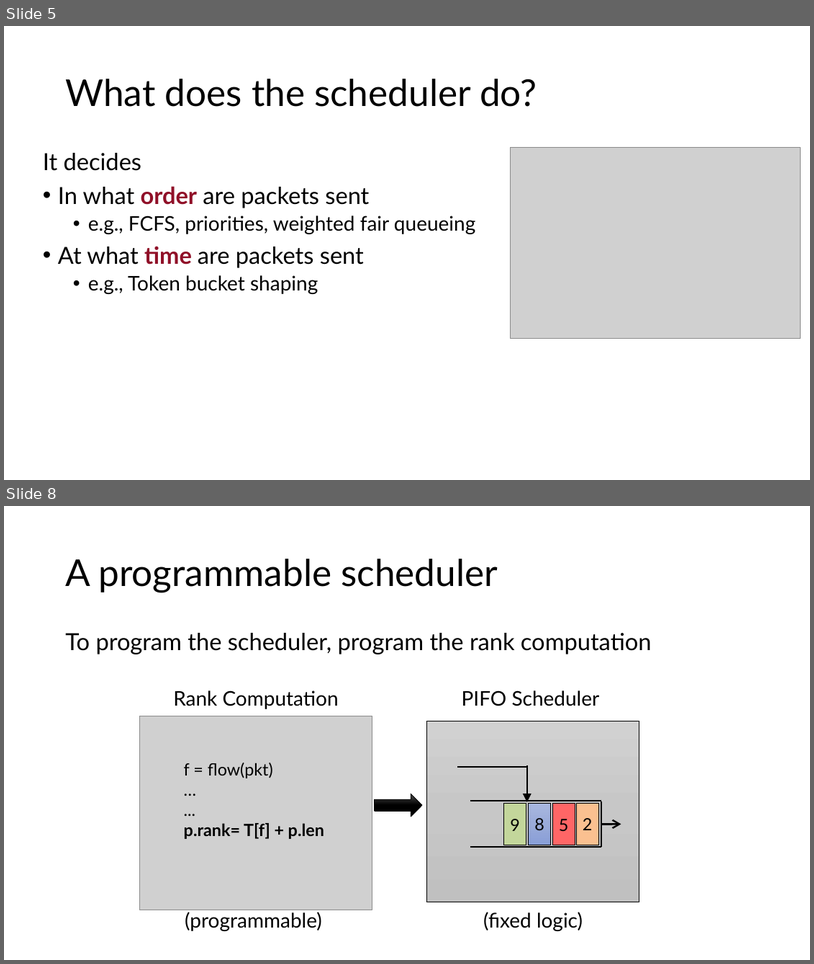
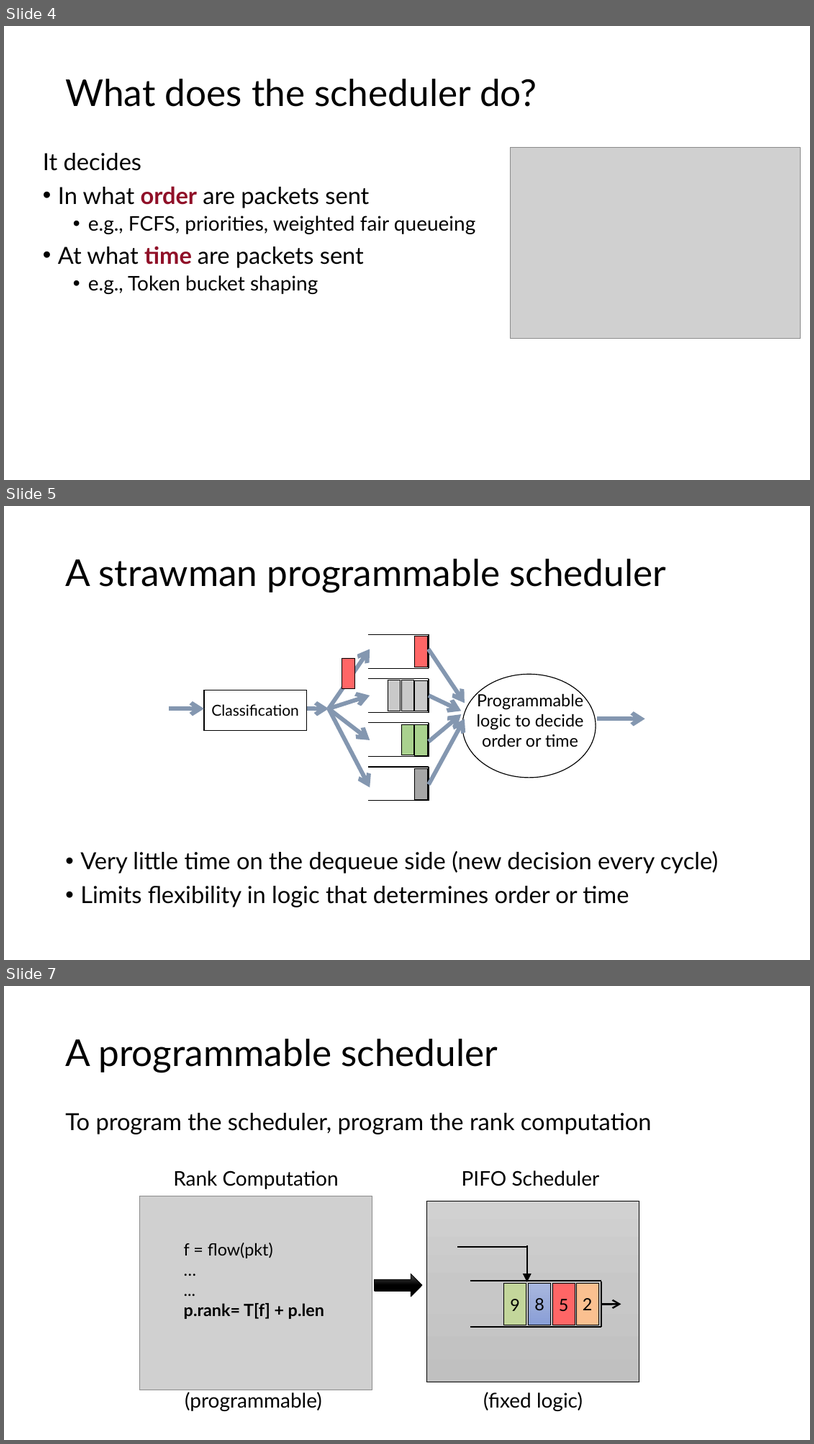
Before and after one commit to anirudhSK/pifo-domino-marple-ppts, a slide deck: pifo_sigcomm.pptx. Shown one above the other, each under a label of ours: slides 5 and 8 before the commit, slides 4, 5 and 7 after it; the slides between them are not shown. The pictures are 814x964 and 814x1444 pixels, drawn with LibreOffice and Linux fonts; fonts in the diff are those of the drawing; grey boxes stand for pictures. Boxes give left, top, right and bottom in pixels: in the first picture for what was removed or moved away, otherwise in the second. Text is boxed around its words. In the diff, an @@ line names an element or a change of style, - is before the commit and + after.

```diff
--- a/pifo_sigcomm.pptx
+++ b/pifo_sigcomm.pptx
@@ slide 5 added at (4, 506, 810, 960), background #FFFFFF @@
@@ title added at (65, 559, 666, 592), 44 pt, text #000000 @@
+A strawman programmable scheduler
@@ line added from (368, 634) to (429, 634), #000000 1 pt @@
@@ line added from (429, 668) to (429, 634), #000000 1 pt @@
@@ rectangle added at (415, 636, 427, 667), fill #FF6666, outline #000000 0.5 pt @@
@@ rectangle added at (342, 658, 355, 689), fill #FF6666, outline #000000 0.5 pt @@
@@ line added from (368, 668) to (429, 668), #000000 1 pt @@
@@ line added from (368, 678) to (429, 678), #000000 1 pt @@
@@ line added from (429, 713) to (429, 678), #000000 1 pt @@
@@ rectangle added at (204, 690, 307, 731), outline #000000 1 pt, 18 pt, text #000000 @@
+Classification
@@ rectangle added at (388, 680, 400, 711), fill #C9C9C9, outline #000000 0.5 pt @@
@@ rectangle added at (401, 680, 414, 711), fill #C9C9C9, outline #000000 0.5 pt @@
@@ rectangle added at (415, 680, 427, 711), fill #C9C9C9, outline #000000 0.5 pt @@
@@ group added at (429, 649, 646, 784): 5 arrows, 1 ellipse, 1 text @@
+Programmable logic to decide order or time
@@ arrow added from (169, 708) to (204, 708), #8497B0 5 pt @@
@@ group added at (306, 649, 370, 788): 5 arrows @@
@@ line added from (368, 713) to (429, 713), #000000 1 pt @@
@@ line added from (368, 723) to (429, 723), #000000 1 pt @@
@@ rectangle added at (401, 724, 414, 755), fill #A9D18E, outline #000000 0.5 pt @@
@@ rectangle added at (415, 724, 427, 755), fill #A9D18E, outline #000000 0.5 pt @@
@@ line added from (429, 757) to (429, 723), #000000 1 pt @@
@@ line added from (368, 757) to (429, 757), #000000 1 pt @@
@@ line added from (368, 767) to (429, 767), #000000 1 pt @@
@@ rectangle added at (415, 768, 427, 799), fill #A6A6A6, outline #000000 0.5 pt @@
@@ line added from (429, 800) to (429, 767), #000000 1 pt @@
@@ line added from (368, 800) to (429, 800), #000000 1 pt @@
@@ text added at (80, 851, 718, 907), 28 pt, text #000000 @@
+• Very little time on the dequeue side (new decision every cycle)
+• Limits flexibility in logic that determines order or time
@@ what was slide 5 is now slide 4 @@
@@ what was slide 8 is now slide 7 @@
```
Also in this commit, not shown: 2 slides changed, 1 other slide added, 3 slides removed.
